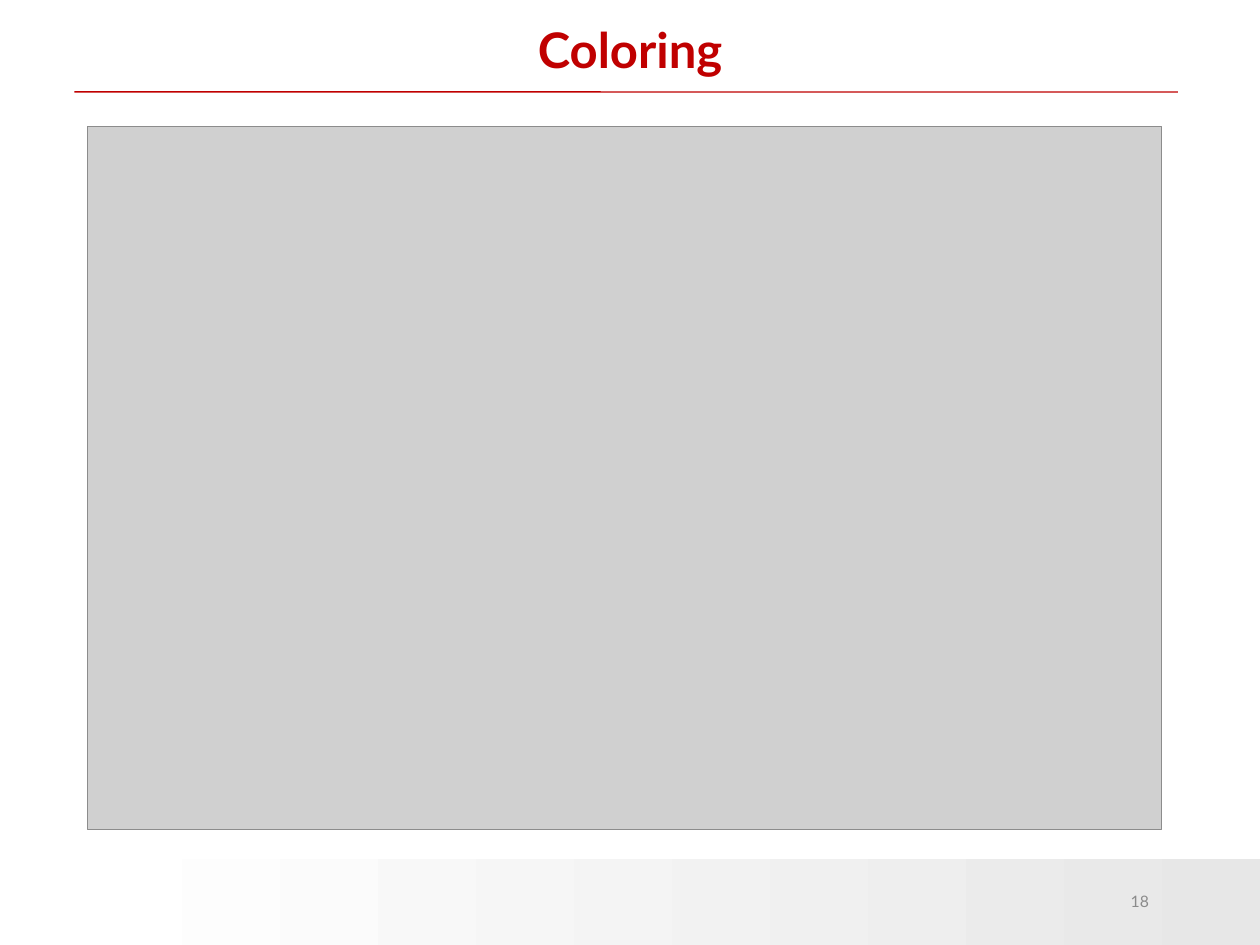
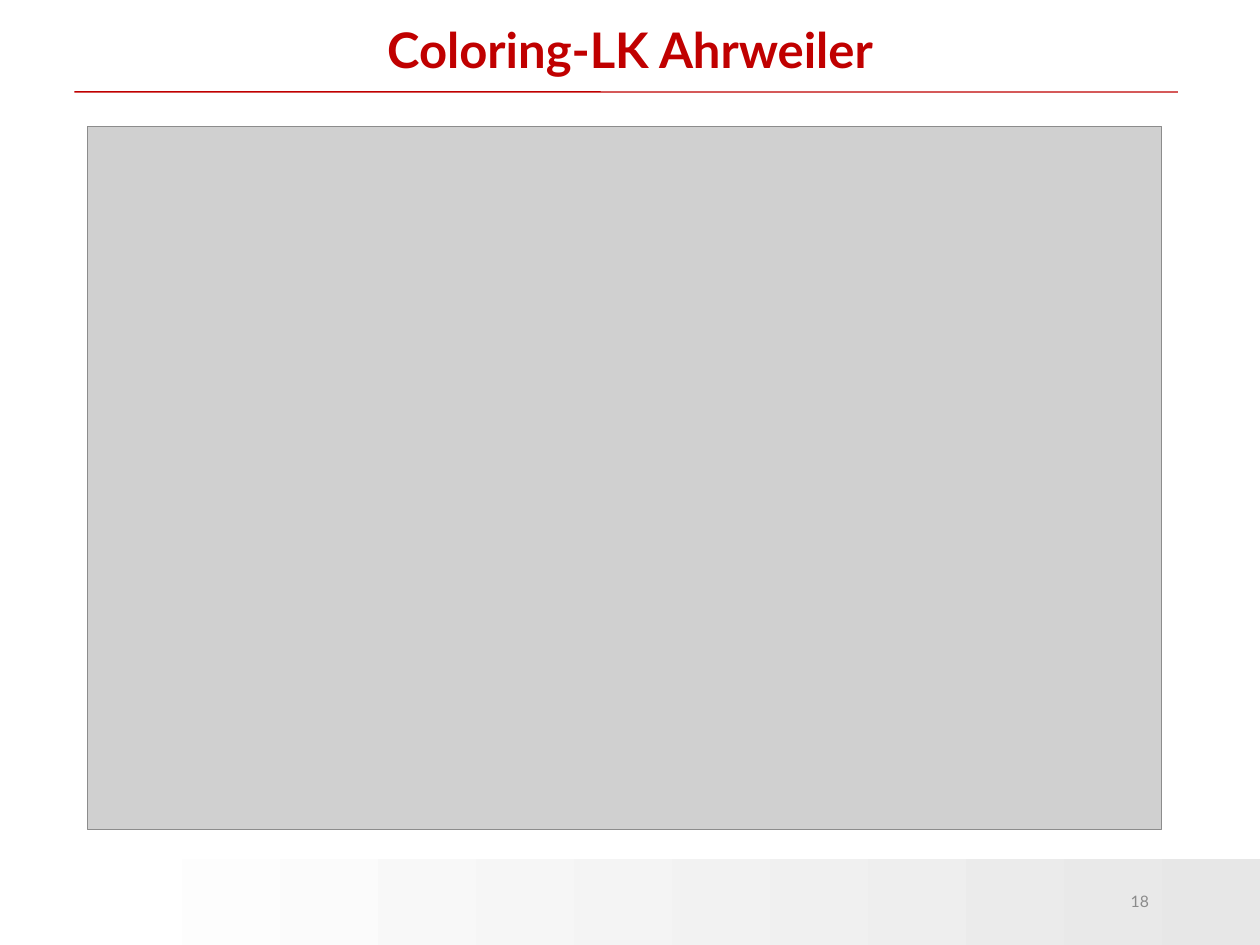
Before and after one commit to HuiranLiu/Long-distance-travel-human-mobility, a slide deck: slide 18 of Mobility_Levy.pptx. Drawn at 1260x945 pixels with LibreOffice and Linux fonts; fonts in the diff are those of the drawing; grey boxes stand for pictures; background and template pictures are left out. Boxes give left, top, right and bottom in pixels: in the first picture for what was removed or moved away, otherwise in the second. Text is boxed around its words. In the diff, an @@ line names an element or a change of style, - is before the commit and + after.

Commit message:
coloring added

```diff
--- a/Mobility_Levy.pptx
+++ b/Mobility_Levy.pptx
@@ title at (387, 31, 873, 77): text changed @@
-Coloring
+Coloring-LK Ahrweiler
```
Also in this commit, not shown: 1 other slide changed, 1 slide added.
